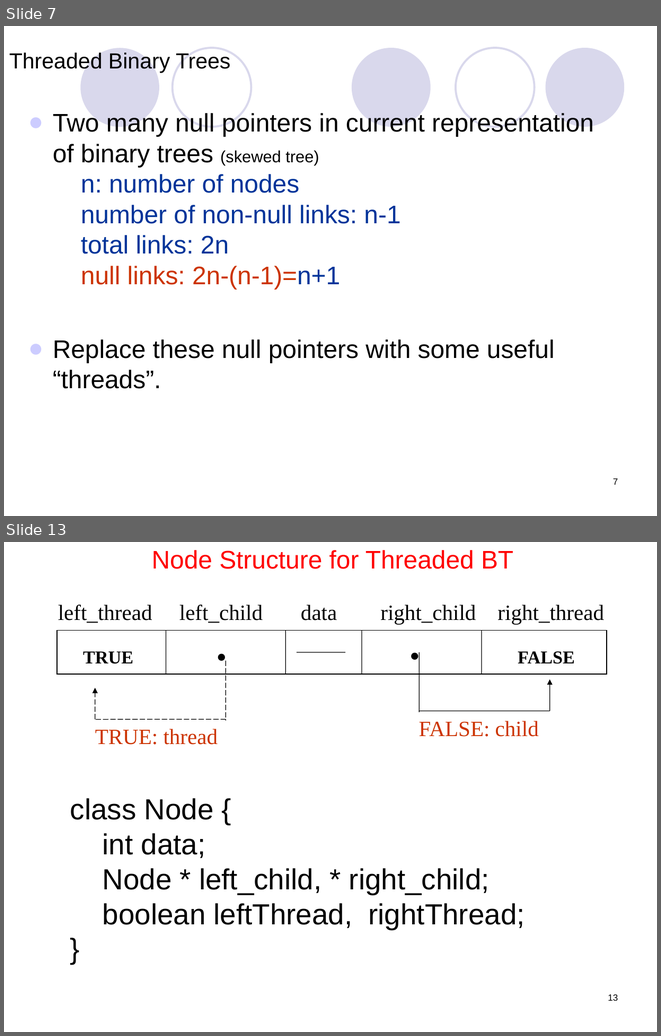
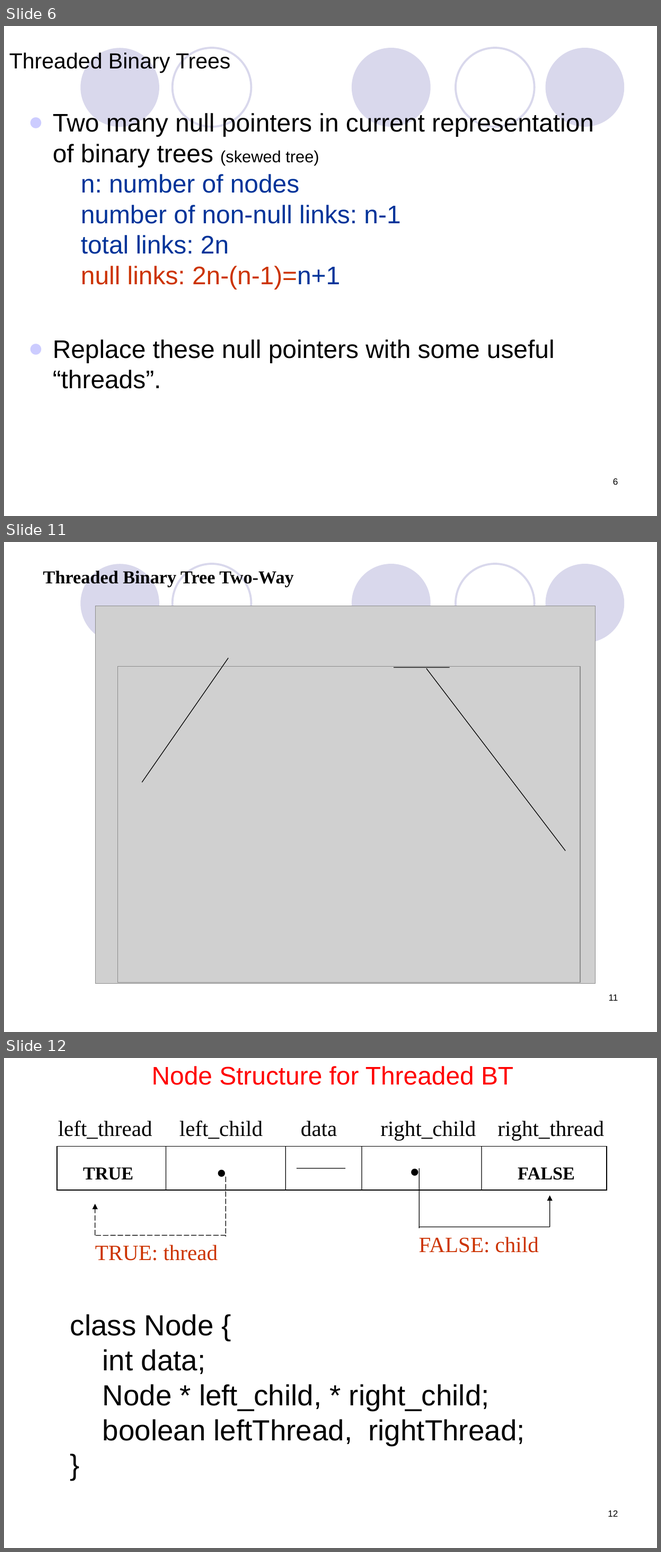
Before and after one commit to Rustam-Z/data-structures-and-algorithms, a slide deck: lecture notes/Threaded_Binary-_TREES.ppt. Shown one above the other, each under a label of ours: slides 7 and 13 before the commit, slides 6, 11 and 12 after it; the slides between them are not shown. The pictures are 661x1036 and 661x1552 pixels, drawn with LibreOffice and Linux fonts; fonts in the diff are those of the drawing; grey boxes stand for pictures. Boxes give left, top, right and bottom in pixels: in the first picture for what was removed or moved away, otherwise in the second. Text is boxed around its words. In the diff, an @@ line names an element or a change of style, - is before the commit and + after.

```diff
--- a/lecture notes/Threaded_Binary-_TREES.ppt
+++ b/lecture notes/Threaded_Binary-_TREES.ppt
@@ slide 11 added at [4,542,657,1032], background #FFFFFF; not listed: 5 template elements that a slide beside it also shows @@
@@ text added at [43,571,293,587], 20 pt, text #000000, bold @@
+Threaded Binary Tree Two-Way
@@ picture added at [95,606,595,983] @@
@@ picture added at [117,666,580,982] @@
@@ line added from (229, 658) to (142, 782), #000000 0.74 pt @@
@@ line added from (394, 668) to (449, 668), #000000 0.74 pt @@
@@ line added from (426, 669) to (566, 851), #000000 0.74 pt @@
@@ page number added at [609,994,618,1000], 10 pt, text #000000 @@
+11
@@ what was slide 7 is now slide 6 @@
@@ page number at [613,478,618,484]: text changed @@
-7
+6
@@ what was slide 13 is now slide 12 @@
@@ page number at [608,1510,618,1516]: text changed @@
-13
+12
```
Also in this commit, not shown: 11 slides changed, 2 slides removed, 10 other files.
